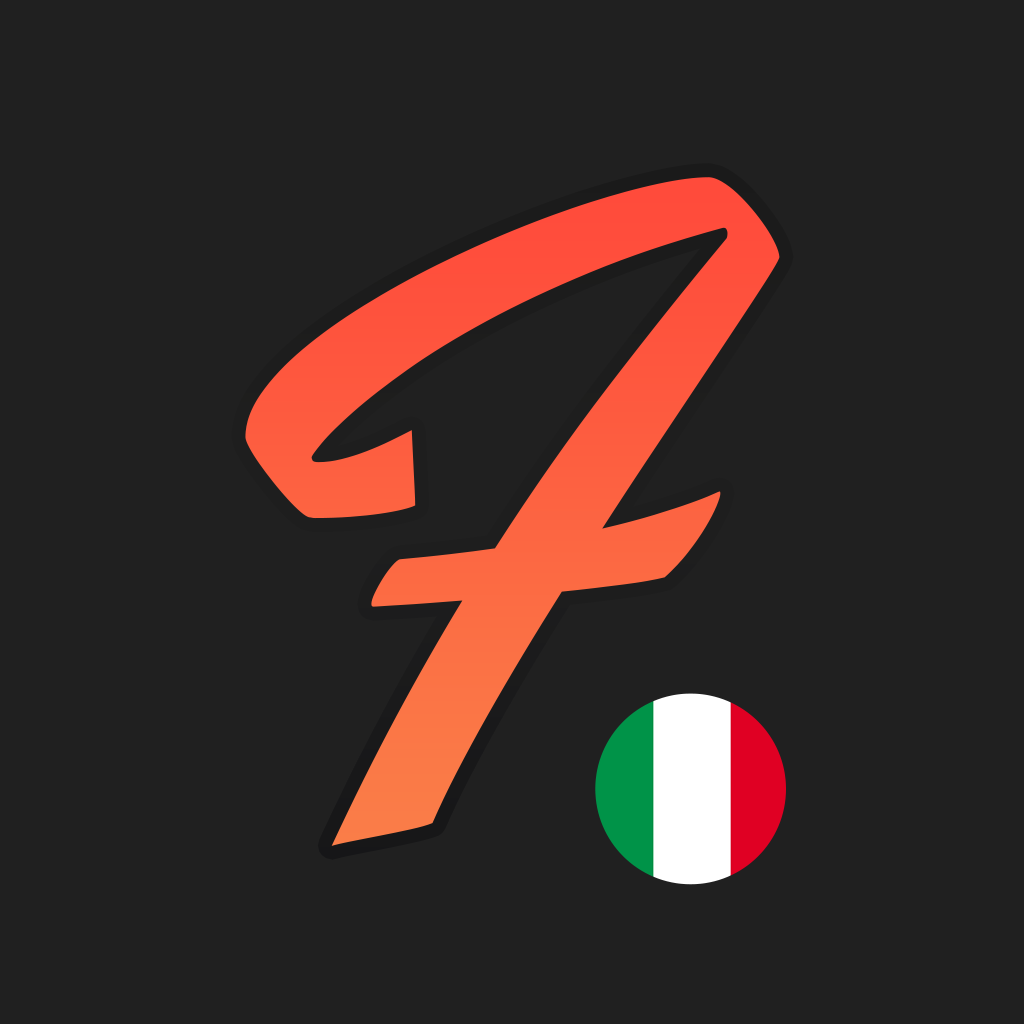
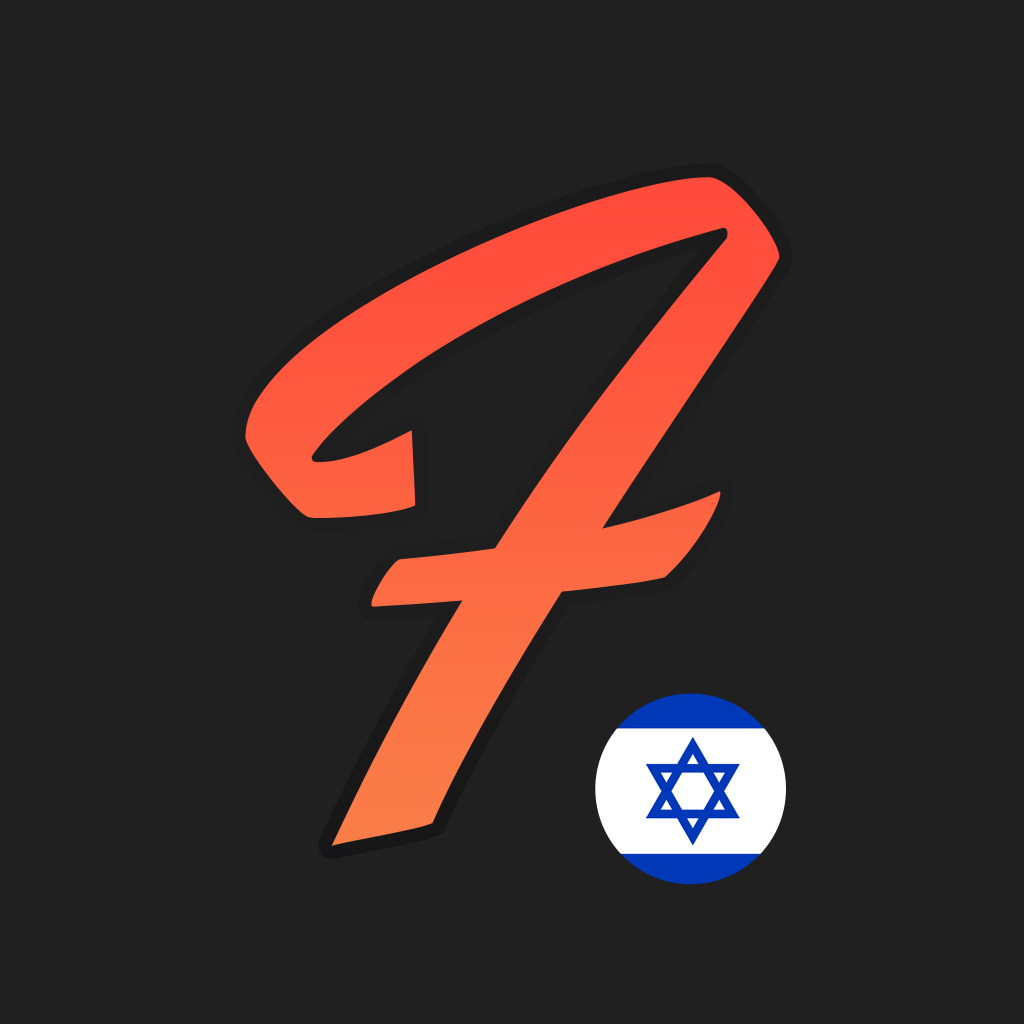
Layer changes from the first 1024 × 1024 image to the second:
added layer "Layer 10" in group "Group 1" over left=595, top=693, right=786, bottom=885
added layer "Layer 9" in group "Group 1" over left=595, top=693, right=786, bottom=885
hid "Layer 8" over left=595, top=693, right=786, bottom=885
hid "Layer 7" over left=595, top=693, right=786, bottom=885
hid "Layer 6" over left=595, top=693, right=786, bottom=885